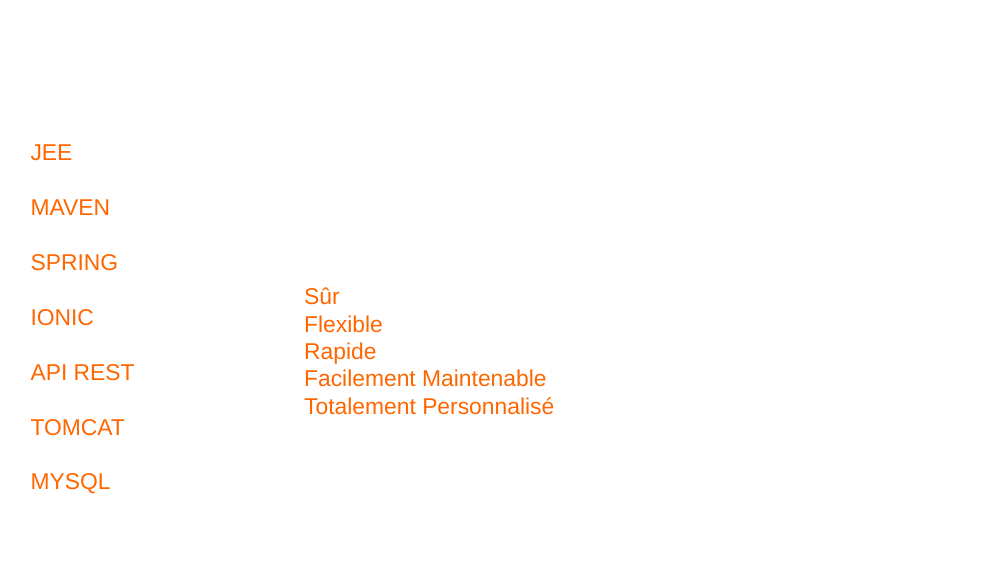
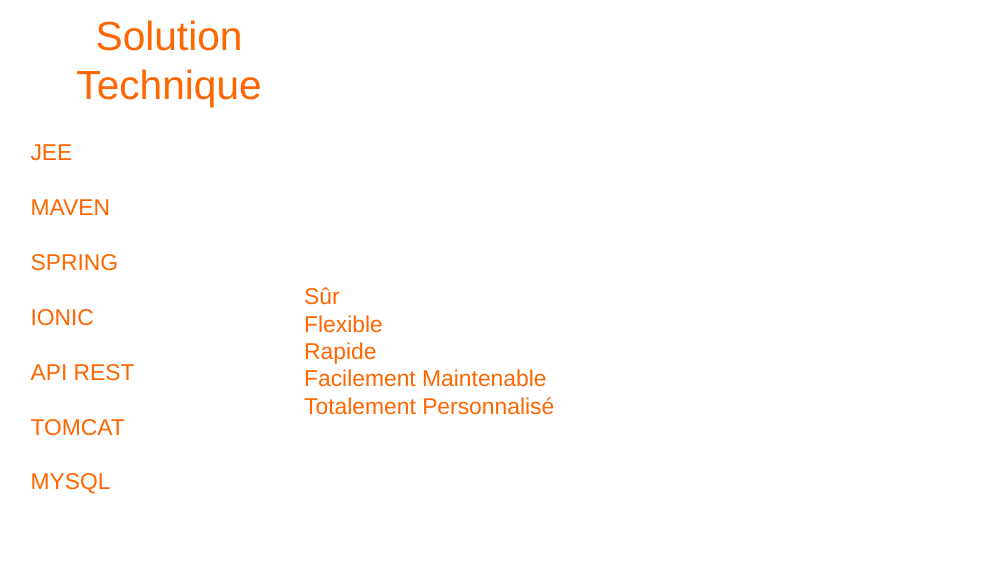
Before and after one commit to JonathanDLR/oc-pizza, a slide deck: slide 6 of Spec.odp (slide 7 before the commit). Drawn at 1008x567 pixels with LibreOffice and Linux fonts; fonts in the diff are those of the drawing; background and template pictures are left out. Boxes give left, top, right and bottom in pixels: in the first picture for what was removed or moved away, otherwise in the second. Text is boxed around its words. In the diff, an @@ line names an element or a change of style, - is before the commit and + after.

```diff
--- a/Spec.odp
+++ b/Spec.odp
@@ title added at (76, 20, 261, 106), 32 pt, text #FF6600 @@
+Solution
+Technique
```
Also in this commit, not shown: 2 other slides changed, 1 slide added, 2 slides removed.
